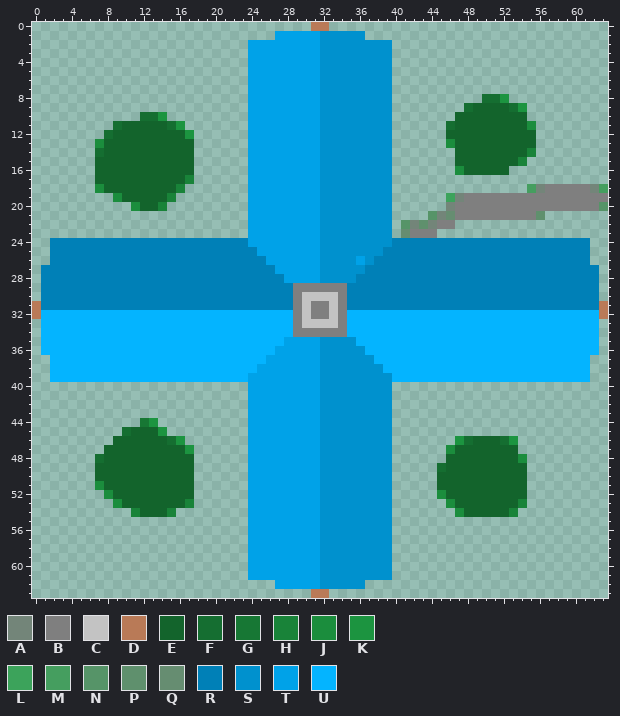
One commit to this pixel-art sprite: ThereIsNeverEnough/Assets/Art/Towns/hometown.png. Above: the version before the commit.
The file is 64x64 pixels. Pixels under 10% opacity are left out. Colours within 5 levels of each other are drawn and written as one.
Palette (. is transparent): A #738579  B #7f7f7f  C #c3c3c3  D #b97a57  E #13642c  F #156e31  G #177734  H #198339  J #1b8d3d  K #1c9440  L #3ca35b  M #459e5f  N #569468  P #5f906d  Q #668d71  R #0080b7  S #0091ce  T #00a2e8  U #04b4ff
Pixels before (only the part around the change), first column x 27:
13 TTTTTSSSSSSSS......JEEEEEEEEE........
14 TTTTTSSSSSSSS.......EEEEEEEEH........
15 TTTTTSSSSSSSS.......EEEEEEEH.........
16 TTTTTSSSSSSSS.......JEEEEE...........
17 TTTTTSSSSSSSS........................
18 TTTTTSSSSSSSS...............MABBBBBAM
19 TTTTTSSSSSSSS......LABBBBBBBBBBBBBBBB
20 TTTTTSSSSSSSS......ABBBBBBBBBBBBBBBBN
21 TTTTTSSSSSSSS....NAQBBBBBBBBBP.......
22 TTTTTSSSSSSSS.NAPABB.................
23 TTTTTSSSSSSSS.QBBB...................
24 TTTTTSSSSSSSSRRRRRRRRRRRRRRRRRRRRRR..
25 TTTTTSSSSSSSRRRRRRRRRRRRRRRRRRRRRRR..
26 TTTTTSSSSTSRRRRRRRRRRRRRRRRRRRRRRRR..
27 TTTTTSSSSSRRRRRRRRRRRRRRRRRRRRRRRRRR.
28 RTTTTSSSSRRRRRRRRRRRRRRRRRRRRRRRRRRR.
Now the later version:
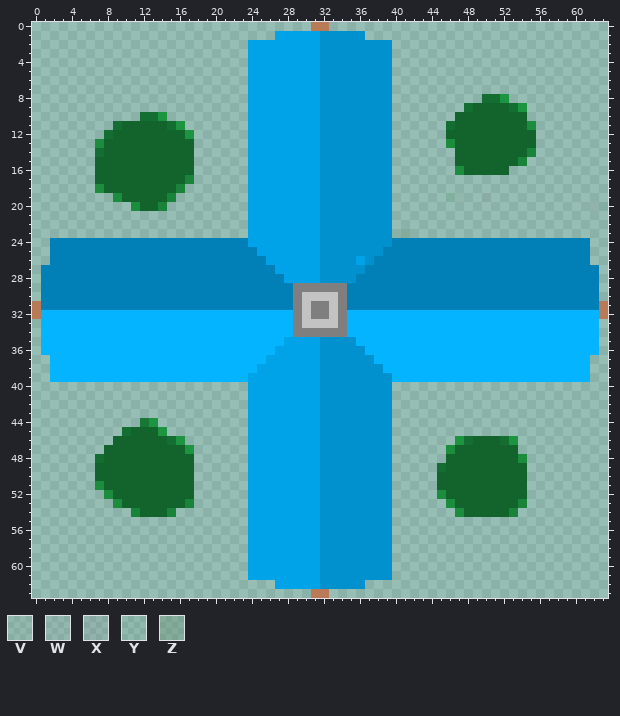
Colours new in this view: V #7385791a  W #7f7f7f1c  X #7f7f7f2b  Y #59936a1e  Z #668d7262
Author's note on the commit: Took away useless cement path from hometown
From old to new:
{"colour":"L","old":"#3ca35b","new":"#3ca35b1f"}
{"y":18,"x":55,"old":"MABBBBBAM","new":"........."}
{"y":19,"x":47,"old":"ABBBBBBBBBBBBBBBB","new":"V..W............."}
{"y":20,"x":46,"old":"ABBBBBBBBBBBBBBBBN","new":"................XY"}
{"y":21,"x":44,"old":"NAQBBBBBBBBBP","new":"............."}
{"y":22,"x":41,"old":"NAPABB","new":"......"}
{"y":23,"x":41,"old":"QBBB","new":"Z..."}
{"label":"changed","picture_box":[401,184,608,238]}
